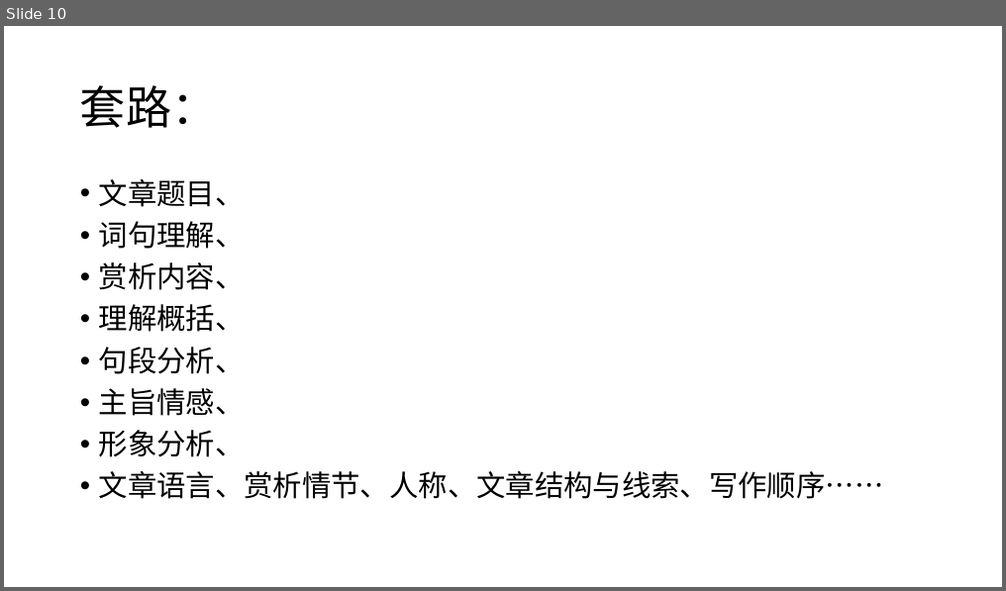
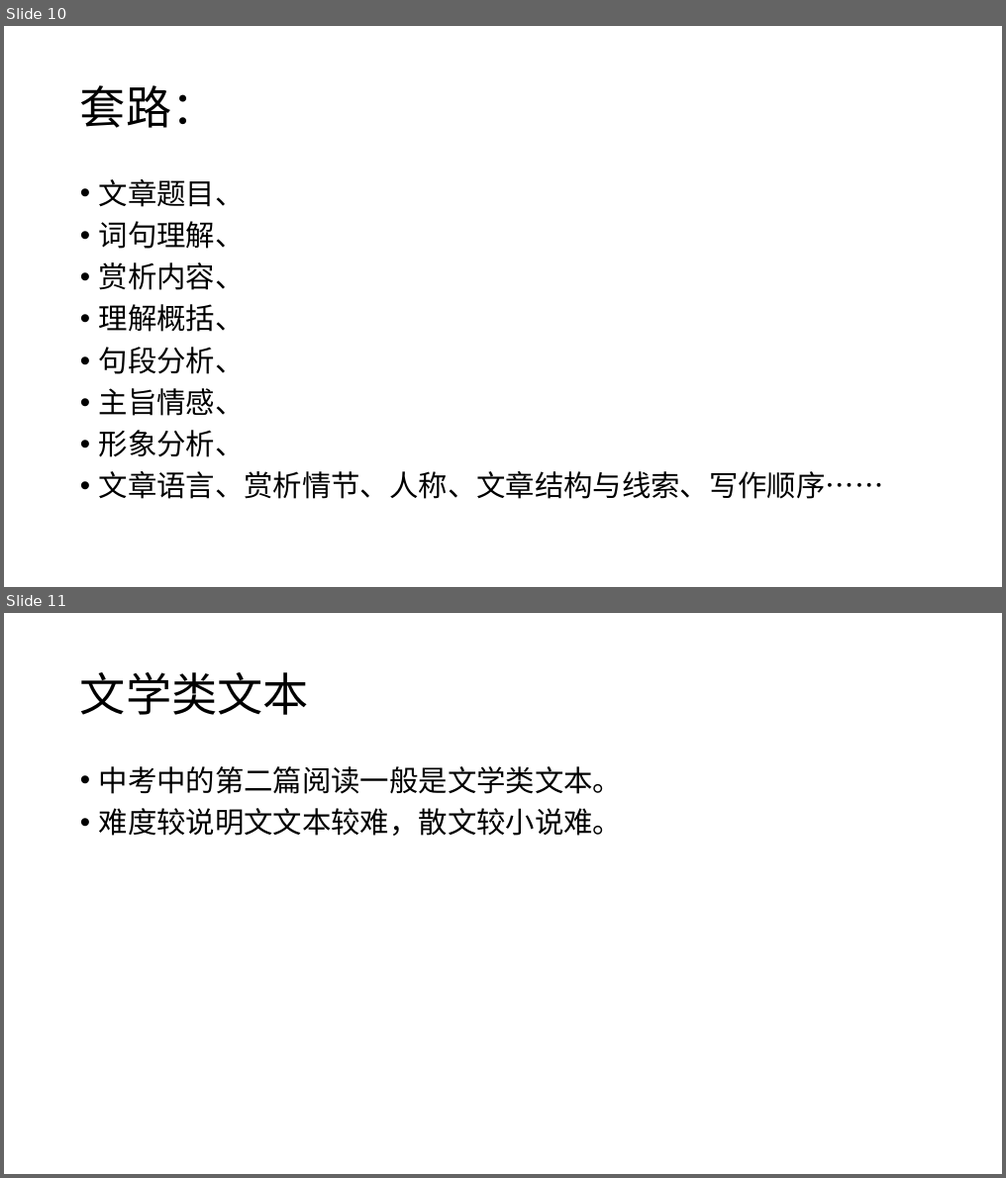
Before and after one commit to GY-feng/Notes, a slide deck: 备课-语文/PPT/文学类阅读.pptx. Shown one above the other, each under a label of ours: slide 10 before the commit, slides 10 and 11 after it. The pictures are 1006x591 and 1006x1178 pixels, drawn with LibreOffice and Linux fonts; fonts in the diff are those of the drawing. Boxes give left, top, right and bottom in pixels: in the first picture for what was removed or moved away, otherwise in the second. Text is boxed around its words. In the diff, an @@ line names an element or a change of style, - is before the commit and + after.

```diff
--- a/备课-语文/PPT/文学类阅读.pptx
+++ b/备课-语文/PPT/文学类阅读.pptx
@@ slide 11 added at [4,613,1002,1174], background #FFFFFF @@
@@ title added at [80,672,309,715], 44 pt, text #000000 @@
+文学类文本
@@ text added at [99,766,622,836], 28 pt, text #000000 @@
+• 中考中的第二篇阅读一般是文学类文本。
+• 难度较说明文文本较难，散文较小说难。
```
Also in this commit, not shown: 32 other slides added, 1 other file.
